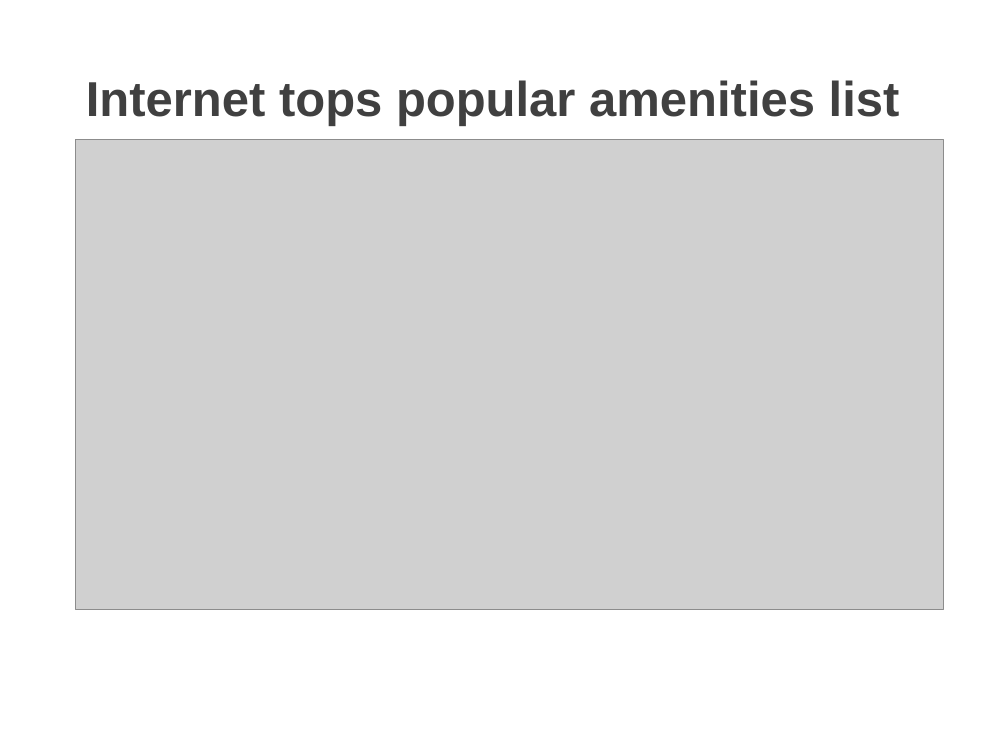
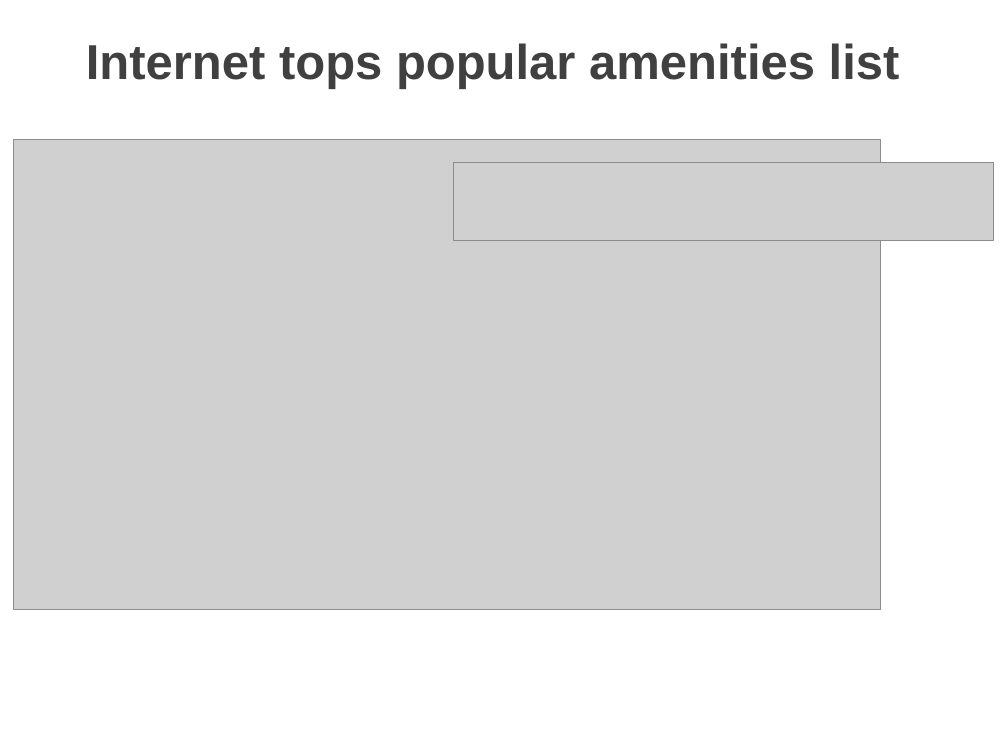
Before and after one commit to Dianaumd/project1, a slide deck: slide 7 of Project 2 Airbnb Analysis.pptx (slide 8 before the commit). Drawn at 1008x756 pixels with LibreOffice and Linux fonts; fonts in the diff are those of the drawing; grey boxes stand for pictures; background and template pictures are left out. Boxes give left, top, right and bottom in pixels: in the first picture for what was removed or moved away, otherwise in the second. Text is boxed around its words. In the diff, an @@ line names an element or a change of style, - is before the commit and + after.

```diff
--- a/Project 2 Airbnb Analysis.pptx
+++ b/Project 2 Airbnb Analysis.pptx
@@ title "Internet tops popular amenities list": place and size @@
-title "Internet tops popular amenities list" at <box>86,80,900,126</box>
+title "Internet tops popular amenities list" at <box>86,43,900,89</box>
@@ picture: place and size @@
-picture at <box>76,140,942,610</box>
+picture at <box>13,140,880,610</box>
@@ picture added at <box>454,162,993,241</box> @@
```
Also in this commit, not shown: 1 other slide changed.
